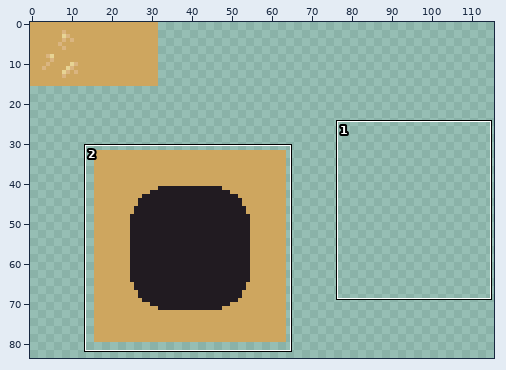
Two states of a pixel-art file, main_level/tiles.aseprite. Above: a wide view before the commit, with the close-up outlined.
Close-up. As it was:
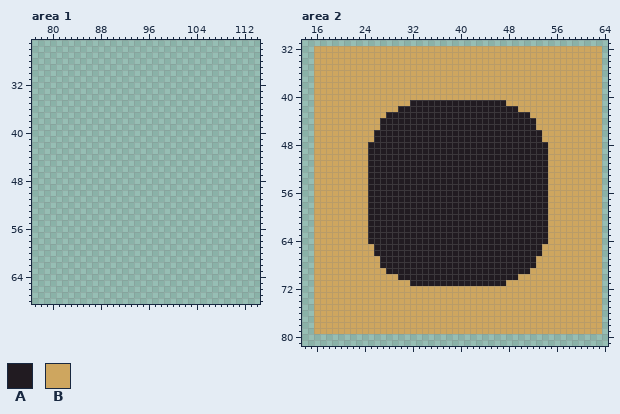
256x256 pixels, 1 frame. Shown: area 1: x 77..114, y 25..68; area 2: x 14..64, y 31..81. The wide view leaves out empty margins.
Visible layers, top first: "Tilemap 1", "Layer 1".
Palette (. is transparent): A #211b21  B #cea65f
Pixels before, area 2 (only the part around the change), first column x 14:
34 ..BBBBBBBBBBBBBBBBBBBBBBBBBBBBBBBBBBBBBBBBBBBBBBBB.
35 ..BBBBBBBBBBBBBBBBBBBBBBBBBBBBBBBBBBBBBBBBBBBBBBBB.
36 ..BBBBBBBBBBBBBBBBBBBBBBBBBBBBBBBBBBBBBBBBBBBBBBBB.
37 ..BBBBBBBBBBBBBBBBBBBBBBBBBBBBBBBBBBBBBBBBBBBBBBBB.
38 ..BBBBBBBBBBBBBBBBBBBBBBBBBBBBBBBBBBBBBBBBBBBBBBBB.
39 ..BBBBBBBBBBBBBBBBBBBBBBBBBBBBBBBBBBBBBBBBBBBBBBBB.
40 ..BBBBBBBBBBBBBBBBBBBBBBBBBBBBBBBBBBBBBBBBBBBBBBBB.
41 ..BBBBBBBBBBBBBBBBAAAAAAAAAAAAAAAABBBBBBBBBBBBBBBB.
42 ..BBBBBBBBBBBBBBAAAAAAAAAAAAAAAAAAAABBBBBBBBBBBBBB.
43 ..BBBBBBBBBBBBAAAAAAAAAAAAAAAAAAAAAAAABBBBBBBBBBBB.
44 ..BBBBBBBBBBBAAAAAAAAAAAAAAAAAAAAAAAAAABBBBBBBBBBB.
45 ..BBBBBBBBBBBAAAAAAAAAAAAAAAAAAAAAAAAAABBBBBBBBBBB.
46 ..BBBBBBBBBBAAAAAAAAAAAAAAAAAAAAAAAAAAAABBBBBBBBBB.
47 ..BBBBBBBBBBAAAAAAAAAAAAAAAAAAAAAAAAAAAABBBBBBBBBB.
48 ..BBBBBBBBBAAAAAAAAAAAAAAAAAAAAAAAAAAAAAABBBBBBBBB.
49 ..BBBBBBBBBAAAAAAAAAAAAAAAAAAAAAAAAAAAAAABBBBBBBBB.
50 ..BBBBBBBBBAAAAAAAAAAAAAAAAAAAAAAAAAAAAAABBBBBBBBB.
51 ..BBBBBBBBBAAAAAAAAAAAAAAAAAAAAAAAAAAAAAABBBBBBBBB.
52 ..BBBBBBBBBAAAAAAAAAAAAAAAAAAAAAAAAAAAAAABBBBBBBBB.
53 ..BBBBBBBBBAAAAAAAAAAAAAAAAAAAAAAAAAAAAAABBBBBBBBB.
54 ..BBBBBBBBBAAAAAAAAAAAAAAAAAAAAAAAAAAAAAABBBBBBBBB.
55 ..BBBBBBBBBAAAAAAAAAAAAAAAAAAAAAAAAAAAAAABBBBBBBBB.
56 ..BBBBBBBBBAAAAAAAAAAAAAAAAAAAAAAAAAAAAAABBBBBBBBB.
57 ..BBBBBBBBBAAAAAAAAAAAAAAAAAAAAAAAAAAAAAABBBBBBBBB.
58 ..BBBBBBBBBAAAAAAAAAAAAAAAAAAAAAAAAAAAAAABBBBBBBBB.
59 ..BBBBBBBBBAAAAAAAAAAAAAAAAAAAAAAAAAAAAAABBBBBBBBB.
60 ..BBBBBBBBBAAAAAAAAAAAAAAAAAAAAAAAAAAAAAABBBBBBBBB.
61 ..BBBBBBBBBAAAAAAAAAAAAAAAAAAAAAAAAAAAAAABBBBBBBBB.
62 ..BBBBBBBBBAAAAAAAAAAAAAAAAAAAAAAAAAAAAAABBBBBBBBB.
63 ..BBBBBBBBBAAAAAAAAAAAAAAAAAAAAAAAAAAAAAABBBBBBBBB.
64 ..BBBBBBBBBAAAAAAAAAAAAAAAAAAAAAAAAAAAAAABBBBBBBBB.
65 ..BBBBBBBBBBAAAAAAAAAAAAAAAAAAAAAAAAAAAABBBBBBBBBB.
66 ..BBBBBBBBBBAAAAAAAAAAAAAAAAAAAAAAAAAAAABBBBBBBBBB.
67 ..BBBBBBBBBBBAAAAAAAAAAAAAAAAAAAAAAAAAABBBBBBBBBBB.
68 ..BBBBBBBBBBBAAAAAAAAAAAAAAAAAAAAAAAAAABBBBBBBBBBB.
69 ..BBBBBBBBBBBBAAAAAAAAAAAAAAAAAAAAAAAABBBBBBBBBBBB.
70 ..BBBBBBBBBBBBBBAAAAAAAAAAAAAAAAAAAABBBBBBBBBBBBBB.
71 ..BBBBBBBBBBBBBBBBAAAAAAAAAAAAAAAABBBBBBBBBBBBBBBB.
72 ..BBBBBBBBBBBBBBBBBBBBBBBBBBBBBBBBBBBBBBBBBBBBBBBB.
73 ..BBBBBBBBBBBBBBBBBBBBBBBBBBBBBBBBBBBBBBBBBBBBBBBB.
74 ..BBBBBBBBBBBBBBBBBBBBBBBBBBBBBBBBBBBBBBBBBBBBBBBB.
75 ..BBBBBBBBBBBBBBBBBBBBBBBBBBBBBBBBBBBBBBBBBBBBBBBB.
76 ..BBBBBBBBBBBBBBBBBBBBBBBBBBBBBBBBBBBBBBBBBBBBBBBB.
77 ..BBBBBBBBBBBBBBBBBBBBBBBBBBBBBBBBBBBBBBBBBBBBBBBB.
And afterwards:
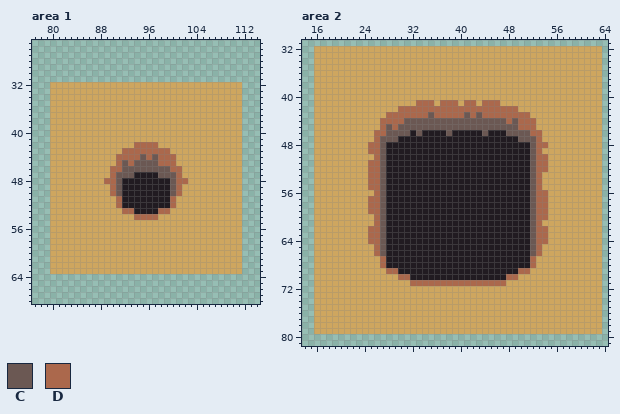
Colours new in this view: C #6b5853  D #ab684c
Change:
Changed rows in their new state; - is an unchanged pixel.
Area 1, layer "Tilemap 1":
first column x 80:
32 BBBBBBBBBBBBBBBBBBBBBBBBBBBBBBBB
33 BBBBBBBBBBBBBBBBBBBBBBBBBBBBBBBB
34 BBBBBBBBBBBBBBBBBBBBBBBBBBBBBBBB
35 BBBBBBBBBBBBBBBBBBBBBBBBBBBBBBBB
36 BBBBBBBBBBBBBBBBBBBBBBBBBBBBBBBB
37 BBBBBBBBBBBBBBBBBBBBBBBBBBBBBBBB
38 BBBBBBBBBBBBBBBBBBBBBBBBBBBBBBBB
39 BBBBBBBBBBBBBBBBBBBBBBBBBBBBBBBB
40 BBBBBBBBBBBBBBBBBBBBBBBBBBBBBBBB
41 BBBBBBBBBBBBBBBBBBBBBBBBBBBBBBBB
42 BBBBBBBBBBBBBBDDDDBBBBBBBBBBBBBB
43 BBBBBBBBBBBBDDDDDDDDBBBBBBBBBBBB
44 BBBBBBBBBBBDDDDCDCDDDBBBBBBBBBBB
45 BBBBBBBBBBBDCDCCCCDDDBBBBBBBBBBB
46 BBBBBBBBBBDDCCCCCCCCDDBBBBBBBBBB
47 BBBBBBBBBBDCCCAAAACCCDBBBBBBBBBB
48 BBBBBBBBBDDCAAAAAAAACDDBBBBBBBBB
49 BBBBBBBBBBDCAAAAAAAACDBBBBBBBBBB
50 BBBBBBBBBBDCAAAAAAAACDBBBBBBBBBB
51 BBBBBBBBBBBDAAAAAAAADBBBBBBBBBBB
52 BBBBBBBBBBBDAAAAAAAADBBBBBBBBBBB
53 BBBBBBBBBBBBDDAAAADDBBBBBBBBBBBB
54 BBBBBBBBBBBBBBDDDDBBBBBBBBBBBBBB
55 BBBBBBBBBBBBBBBBBBBBBBBBBBBBBBBB
56 BBBBBBBBBBBBBBBBBBBBBBBBBBBBBBBB
57 BBBBBBBBBBBBBBBBBBBBBBBBBBBBBBBB
58 BBBBBBBBBBBBBBBBBBBBBBBBBBBBBBBB
59 BBBBBBBBBBBBBBBBBBBBBBBBBBBBBBBB
60 BBBBBBBBBBBBBBBBBBBBBBBBBBBBBBBB
61 BBBBBBBBBBBBBBBBBBBBBBBBBBBBBBBB
62 BBBBBBBBBBBBBBBBBBBBBBBBBBBBBBBB
63 BBBBBBBBBBBBBBBBBBBBBBBBBBBBBBBB
Area 2, layer "Tilemap 1":
first column x 25:
41 -------BDDDBDDDBDDBDDDB-------
42 -----DDDDDDDDDDDDDDDDDDDD-----
43 ---DDDDDDDCDDDDDCDCDDDDDDDD---
44 --DDDDCCCCCCCCCCCCCCCCCDCDDD--
45 --DCDCCCCCCCCCCCCCCCCCCCCDDD--
46 -DDCCCC-C----C-----C---CCCCDD-
47 -DCCC--------------------CCCD-
48 DDC------------------------CDD
49 DDC------------------------CDB
50 BDC------------------------CDD
51 DDC------------------------CDD
52 DDC------------------------CDD
53 DDC------------------------CDB
54 DDC------------------------CDB
55 DDC------------------------CDB
56 BDC------------------------CDD
57 DDC------------------------CDD
58 DDC------------------------CDD
59 DDC------------------------CDD
60 BDC------------------------CDD
61 BDC------------------------CDB
62 DDC------------------------CDD
63 DDC------------------------CDD
64 DDC------------------------CDD
65 -DC------------------------CD-
66 -DC------------------------CD-
67 --D------------------------D--
68 --D------------------------D--
69 ---DD--------------------DD---
70 -----DD----------------DD-----
71 -------DDDDDDDDDDDDDDDD-------
Where, in picture pixels (left, top, right, bottom), the same in both close-ups:
added: (50, 82, 242, 274)
changed: (368, 100, 548, 286)
